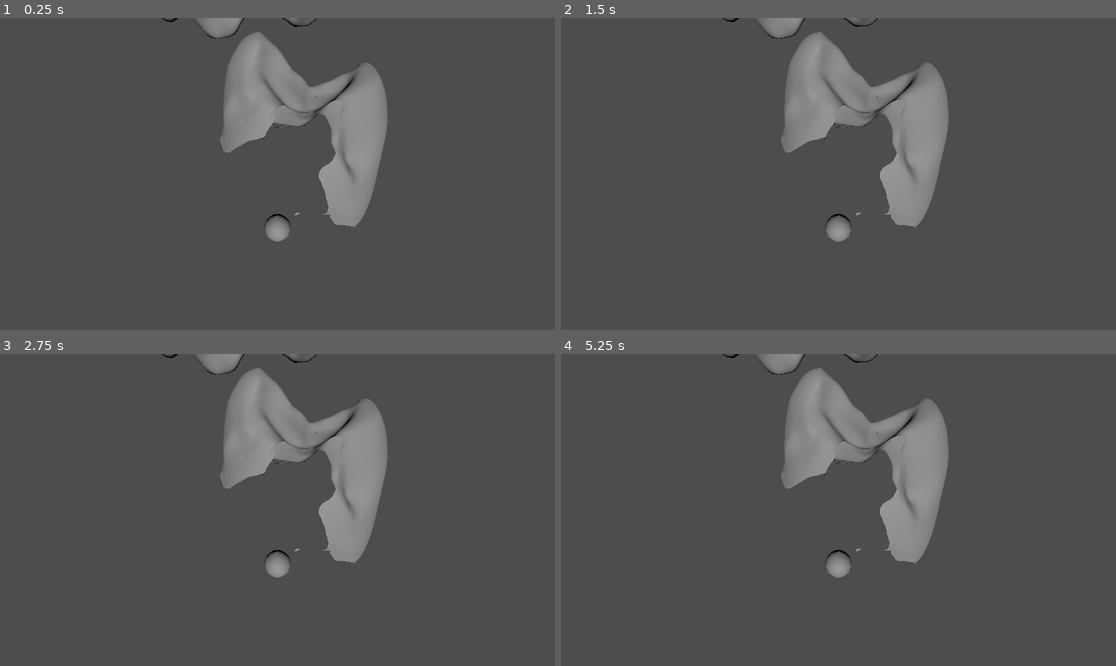
Above: before the commit, frames 1-4 (two rows, left to right).
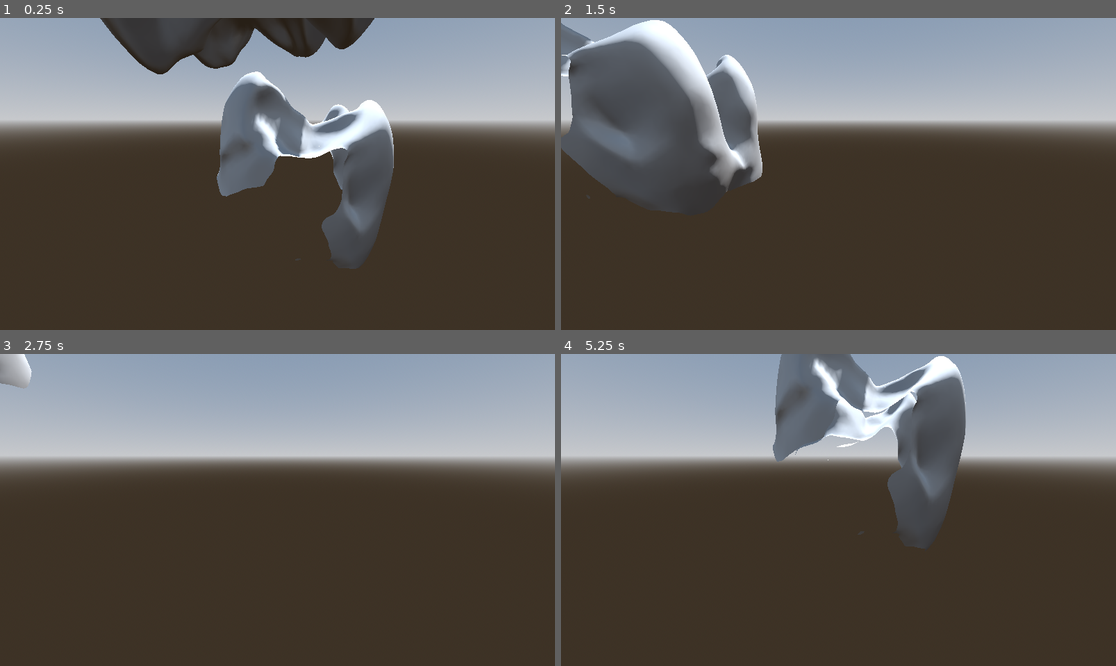
Above: after the commit, the same moments.

Repository: nialsiG/CHEETA
Game: Godot game, scene res://Scenes/world.tscn
Same seed, same stepped clock (60 frames per second), same inputs: the game is played once before the commit and once after it.
Inputs (mouse positions are in pixels of both pictures, inside the frame that each line leads up to):
- Up to frame 1 (0.25 s): no input
- Up to frame 2 (1.5 s): tap Enter at 0.5 s; move the mouse to (960, 158) at 0.52 s; hold Right (ui_right) 0.53-1.28 s; click (960, 158) at 0.67 s; move the mouse to (727, 189) at 1.27 s; hold Down (ui_down) from 1.28 s (still down); click (727, 189) at 1.42 s
- Up to frame 3 (2.75 s): move the mouse to (333, 441) at 2.02 s; release Down (ui_down) at 2.03 s; hold Right (ui_right) from 2.03 s (still down); click (333, 441) at 2.17 s
- Up to frame 4 (5.25 s): move the mouse to (810, 572) at 2.77 s; release Right (ui_right) at 2.78 s; hold Up (ui_up) 2.78-3.53 s; click (810, 572) at 2.92 s; move the mouse to (1005, 556) at 3.52 s; hold Left (ui_left) 3.53-5.03 s; click (1005, 556) at 3.67 s; move the mouse to (672, 463) at 4.27 s; click (672, 463) at 4.42 s; move the mouse to (866, 510) at 5.02 s; hold Down (ui_down) from 5.03 s (still down); click (866, 510) at 5.17 s

The runs differ from the first frame. In frame 1, 94% of the frame differs, in the area x 0-100%, y 0-100%; in frame 2, 89%; in frame 3, 97%; in frame 4, 95%.

Commit message:
player + camera movement

Diff:
--- a/Cheeta/Scenes/player.gd
+++ b/Cheeta/Scenes/player.gd
@@ -1,11 +1,29 @@
-extends Node3D
+extends CharacterBody3D
 
+const SPEED = 10.0
 
-# Called when the node enters the scene tree for the first time.
-func _ready():
-	pass # Replace with function body.
+@onready var _neck: Node3D = $camera_neck
+@onready var _camera: Camera3D = $camera_neck/Camera3D
 
+func _unhandled_input(event: InputEvent) -> void:
+	if event is InputEventMouseButton:
+		if event.is_pressed() && event.button_index == MOUSE_BUTTON_RIGHT && Input.mouse_mode != Input.MOUSE_MODE_CAPTURED:
+			Input.mouse_mode = Input.MOUSE_MODE_CAPTURED
+		elif event.is_released() && event.button_index == MOUSE_BUTTON_RIGHT && Input.mouse_mode == Input.MOUSE_MODE_CAPTURED:
+			Input.mouse_mode = Input.MOUSE_MODE_VISIBLE
+	if event is InputEventMouseMotion && Input.mouse_mode == Input.MOUSE_MODE_CAPTURED:
+		_neck.rotate_y(-event.relative.x * 0.01)
+		_camera.rotate_x(-event.relative.y * 0.01)
+		_camera.rotation.x = clamp(_camera.rotation.x, -PI/6, PI/6)
 
-# Called every frame. 'delta' is the elapsed time since the previous frame.
-func _process(delta):
-	pass
+func _physics_process(delta):
+	var input_dir = Input.get_vector("ui_left", "ui_right", "ui_up", "ui_down")
+	var direction = (transform.basis * Vector3(input_dir.x, input_dir.y, 0)).normalized()
+
+	if direction:
+		velocity.x = direction.x * SPEED
+		velocity.y = - direction.y * SPEED
+	else:
+		velocity.x = move_toward(velocity.x, 0, SPEED)
+		velocity.y = move_toward(velocity.y, 0, SPEED)
+	move_and_slide()
--- a/Cheeta/Scenes/player.tscn
+++ b/Cheeta/Scenes/player.tscn
@@ -2,12 +2,11 @@
 
 [ext_resource type="Script" path="res://Scenes/player.gd" id="1_d4qp1"]
 
-[node name="player" type="Node3D"]
+[node name="player" type="CharacterBody3D"]
 script = ExtResource("1_d4qp1")
 
-[node name="Camera3D" type="Camera3D" parent="."]
-transform = Transform3D(1, 0, 0, 0, 0.965926, 0.258819, 0, -0.258819, 0.965926, -0.00012815, 0.387113, 0.676784)
+[node name="camera_neck" type="Node3D" parent="."]
+
+[node name="Camera3D" type="Camera3D" parent="camera_neck"]
+transform = Transform3D(1, 0, 0, 0, 0.965926, 0.258819, 0, -0.258819, 0.965926, 0, 0, 0)
 current = true
-
-[node name="Marker3D" type="CSGSphere3D" parent="."]
-radius = 0.05
--- a/Cheeta/Scenes/world.tscn
+++ b/Cheeta/Scenes/world.tscn
@@ -1,11 +1,30 @@
-[gd_scene load_steps=4 format=3 uid="uid://dpjoefpe0kold"]
+[gd_scene load_steps=7 format=3 uid="uid://dpjoefpe0kold"]
 
 [ext_resource type="ArrayMesh" uid="uid://dmuwmwc8aoq4" path="res://Assets/Semnopithecus-entellus_USNM-49779_um2_60_0.55_-0.58.obj" id="1_y03pa"]
 [ext_resource type="PackedScene" uid="uid://6fv002hffeil" path="res://Scenes/player.tscn" id="2_llk3r"]
 [ext_resource type="ArrayMesh" uid="uid://b7tfx008pvdr7" path="res://Assets/Semnopithecus-entellus_USNM-49779_lm2_60_0.55_-0.58.obj" id="3_ptly3"]
 
+[sub_resource type="ProceduralSkyMaterial" id="ProceduralSkyMaterial_q44wh"]
+sky_horizon_color = Color(0.64625, 0.65575, 0.67075, 1)
+ground_horizon_color = Color(0.64625, 0.65575, 0.67075, 1)
+
+[sub_resource type="Sky" id="Sky_cb6wi"]
+sky_material = SubResource("ProceduralSkyMaterial_q44wh")
+
+[sub_resource type="Environment" id="Environment_bj6el"]
+background_mode = 2
+sky = SubResource("Sky_cb6wi")
+tonemap_mode = 2
+
 [node name="world" type="Node3D"]
 transform = Transform3D(1, -0.000393621, 0.000378934, 0.000393996, 0.999999, -0.0010338, -0.000378543, 0.00103395, 0.999999, 0, 0, 0)
+
+[node name="DirectionalLight3D" type="DirectionalLight3D" parent="."]
+transform = Transform3D(-0.866023, -0.433016, 0.250001, 0, 0.499998, 0.866027, -0.500003, 0.749999, -0.43301, 4.69181, 16.2529, -8.12638)
+shadow_enabled = true
+
+[node name="WorldEnvironment" type="WorldEnvironment" parent="."]
+environment = SubResource("Environment_bj6el")
 
 [node name="teeth" type="Node3D" parent="."]
 transform = Transform3D(1, -1.70814e-11, 2.91038e-11, -7.61702e-12, 1, 0, -2.91038e-11, 0, 1, -2.73174, -2.32831e-10, 1.10961)
@@ -25,7 +44,4 @@
 skeleton = NodePath("../../..")
 
 [node name="player" parent="." instance=ExtResource("2_llk3r")]
-transform = Transform3D(1, -1.33412e-10, 1.16415e-10, -6.57963e-11, 1, 0, -8.73115e-11, 0, 1, 0.00469702, 0.0195347, 6.29654)
-
-[node name="DirectionalLight3D" type="DirectionalLight3D" parent="."]
-transform = Transform3D(1, 1.60482e-08, 1.67347e-08, -7.64544e-12, 1, 6.17001e-09, -5.82077e-11, 0, 1, 0.00234446, 6.00005, 0.0456156)
+transform = Transform3D(1, -1.33412e-10, 1.16415e-10, -6.57963e-11, 1, 0, -8.73115e-11, 0, 1, 0.00469702, 1.5672, 6.29654)
